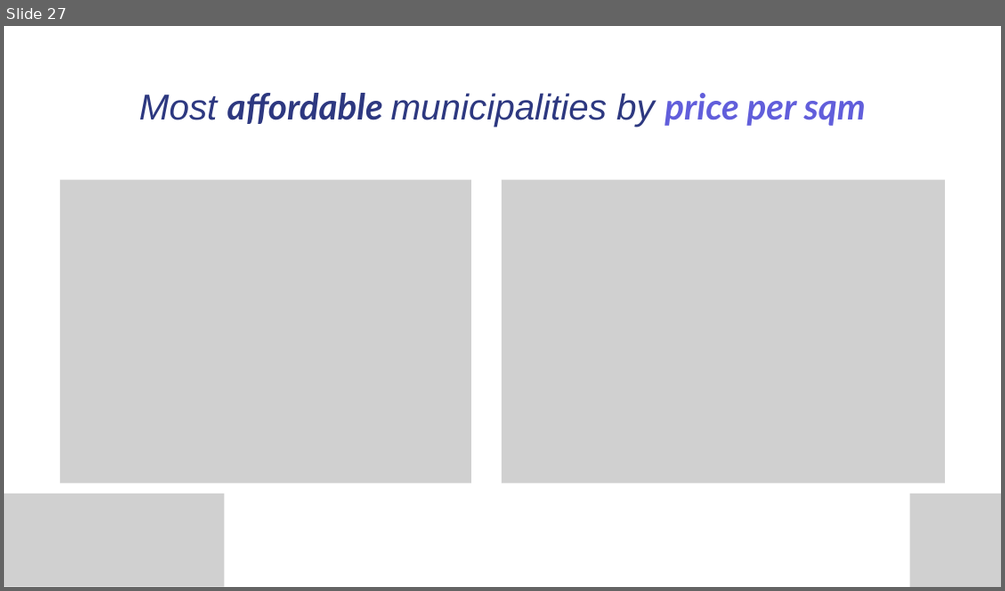
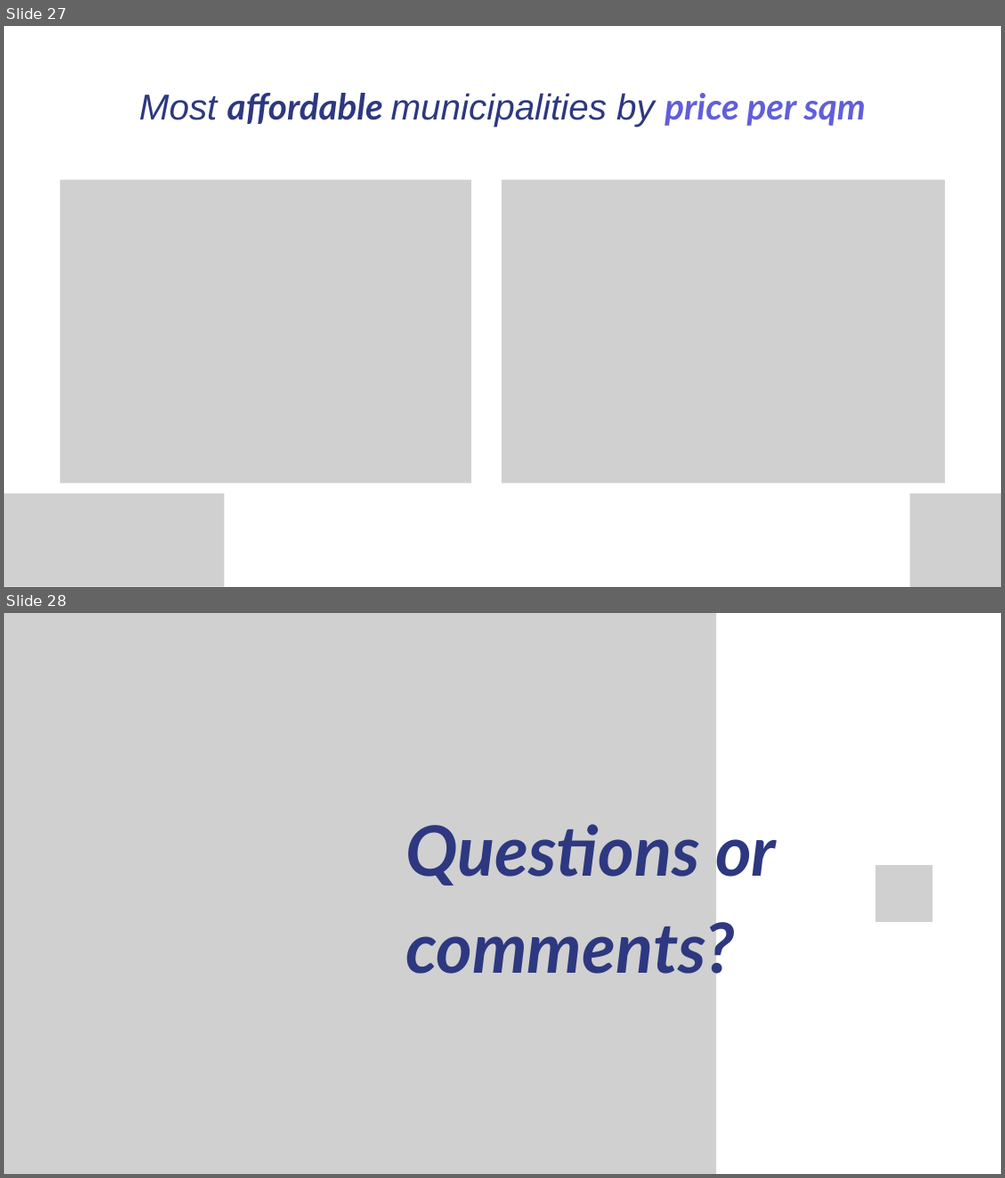
Before and after one commit to Alkszo/immo_eliza_analysis, a slide deck: presentation/immo-eliza_analysis.pptx. Shown one above the other, each under a label of ours: slide 27 before the commit, slides 27 and 28 after it. The pictures are 1005x591 and 1005x1178 pixels, drawn with LibreOffice and Linux fonts; fonts in the diff are those of the drawing; grey boxes stand for pictures. Boxes give left, top, right and bottom in pixels: in the first picture for what was removed or moved away, otherwise in the second. Text is boxed around its words. In the diff, an @@ line names an element or a change of style, - is before the commit and + after.

Commit message:
Updated presentation

```diff
--- a/presentation/immo-eliza_analysis.pptx
+++ b/presentation/immo-eliza_analysis.pptx
@@ slide 28 added at <box>4,613,1001,1174</box>, background #FFFFFF @@
@@ picture added at <box>4,613,716,1174</box> @@
@@ text added at <box>405,816,776,984</box>, 100 pt, text #2D3880, bold, italic @@
+Questions or comments?
@@ picture added at <box>875,865,932,922</box> @@
```
Also in this commit, not shown: 3 slides changed.
